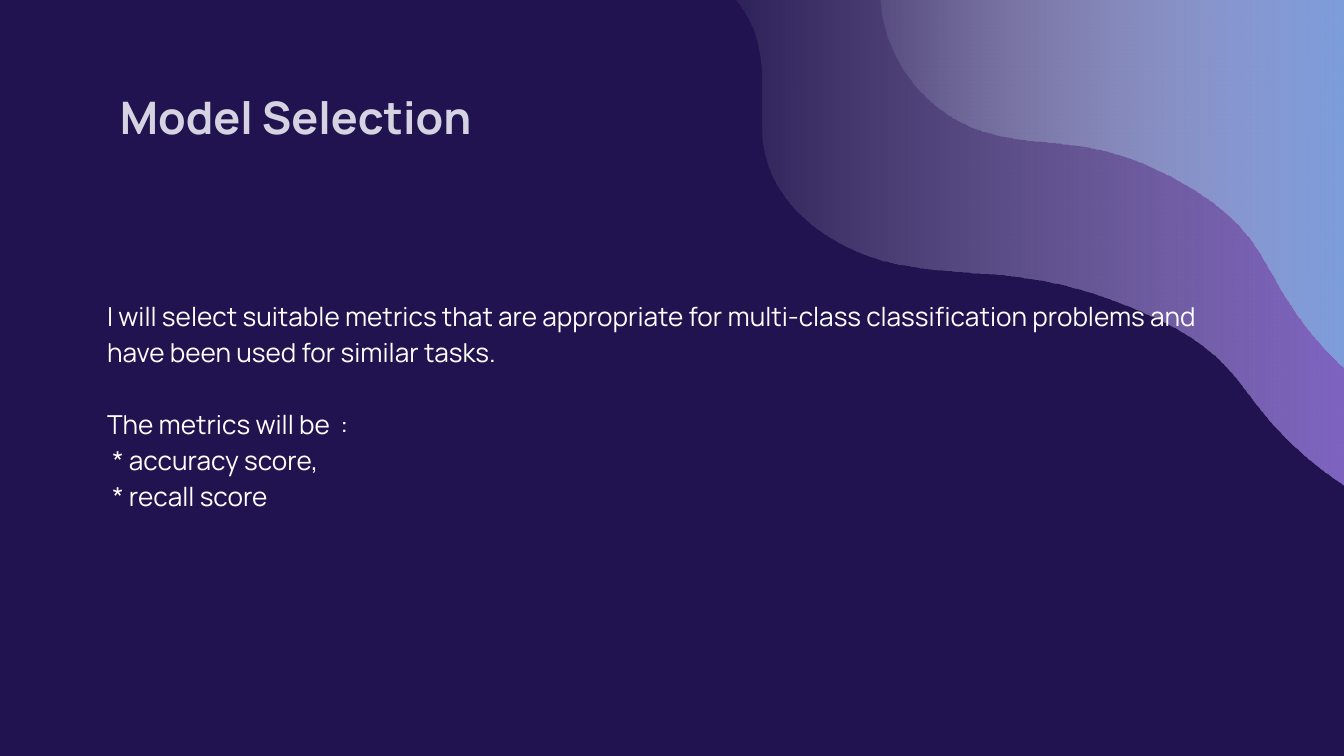
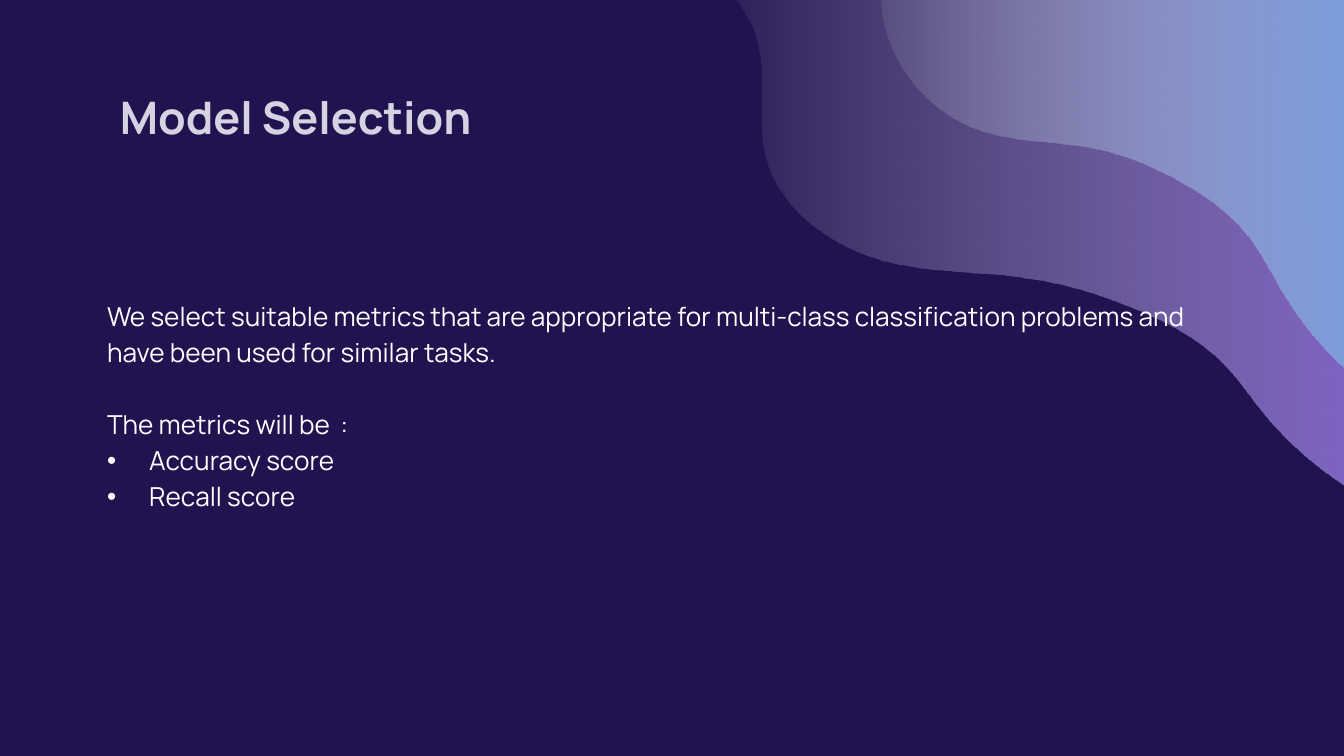
Before and after one commit to VIP509/Finance-Inclusion-1, a slide deck: slide 13 of Pierry Valcin Presentation.pptx. Drawn at 1344x756 pixels with LibreOffice and Linux fonts; fonts in the diff are those of the drawing. Boxes give left, top, right and bottom in pixels: in the first picture for what was removed or moved away, otherwise in the second. Text is boxed around its words. In the diff, an @@ line names an element or a change of style, - is before the commit and + after.

```diff
--- a/Pierry Valcin Presentation.pptx
+++ b/Pierry Valcin Presentation.pptx
@@ subtitle at <box>107,302,1185,363</box>: text changed @@
-I will select suitable metrics that are appropriate for multi-class classification problems and have been used for similar tasks.
+We select suitable metrics that are appropriate for multi-class classification problems and have been used for similar tasks.
@@ subtitle at <box>149,451,334,507</box>: text changed @@
-* accuracy score,
-* recall score
+• Accuracy score
+• Recall score
```
Also in this commit, not shown: 9 other slides changed.
